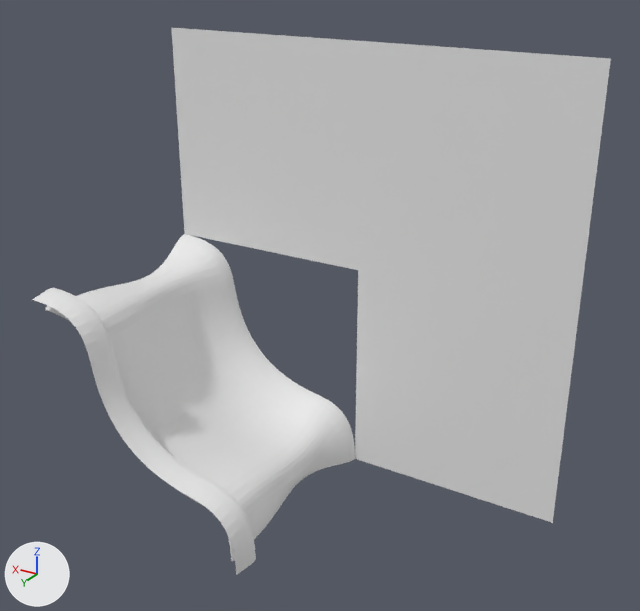
The OBJ model data/bmc/bmc_tiles/t_242.obj, before and after one commit.
Rendered twice from a 50 mm camera at (-0.892, 1.654, 0.718) aimed at (-0.035, 0.227, 0.005). The lights are fixed; the arrows at lower left show +X, +Y and +Z. Where no turn or scale is listed for an object, it has been applied to the vertices.

Objects in the first picture: 't_242'.
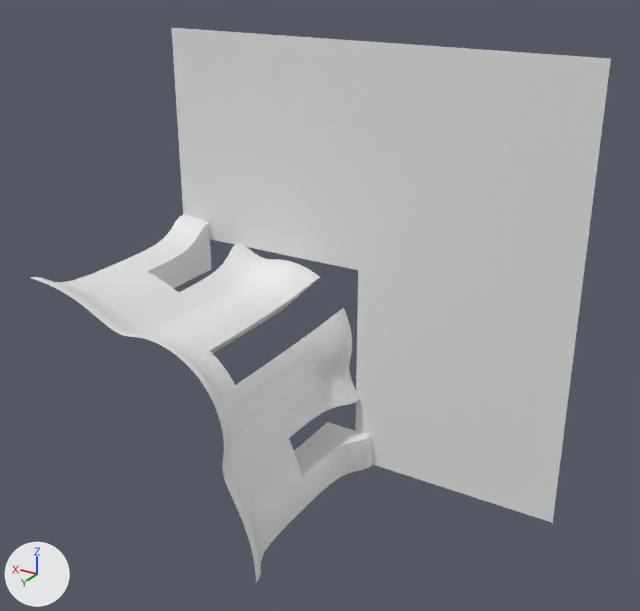
The edits, one by one:
me_t_242 is used by ob_t_242; location (0.0, 0.0, 0.0).
me_t_242 had 2748 vertices, 5296 faces and spanned x -0.5..0.5, y 0.0..0.5, z -0.5..0.5.
me_t_242 now has 923 vertices, 1683 faces and spans x -0.5..0.5, y 0.0..0.5, z -0.5..0.5.
me_t_242 part 1: a new loose piece of 915 vertices spanning x -0.051..0.5, y 0.0..0.5, z -0.5..0.051.
me_t_242 part 2: 2740 vertices removed from x -0.008..0.5, y 0.0..0.5, z -0.5..0.008.

Changed parts and their boxes [x1, y1, x2, y2] in the pictures (640 x 611 px):
't_242', reshaped: before [33, 28, 611, 575]; after [31, 28, 611, 583]
part 1 of me_t_242, added: after [31, 214, 373, 583]
part 2 of me_t_242, deleted: before [33, 234, 355, 575]
